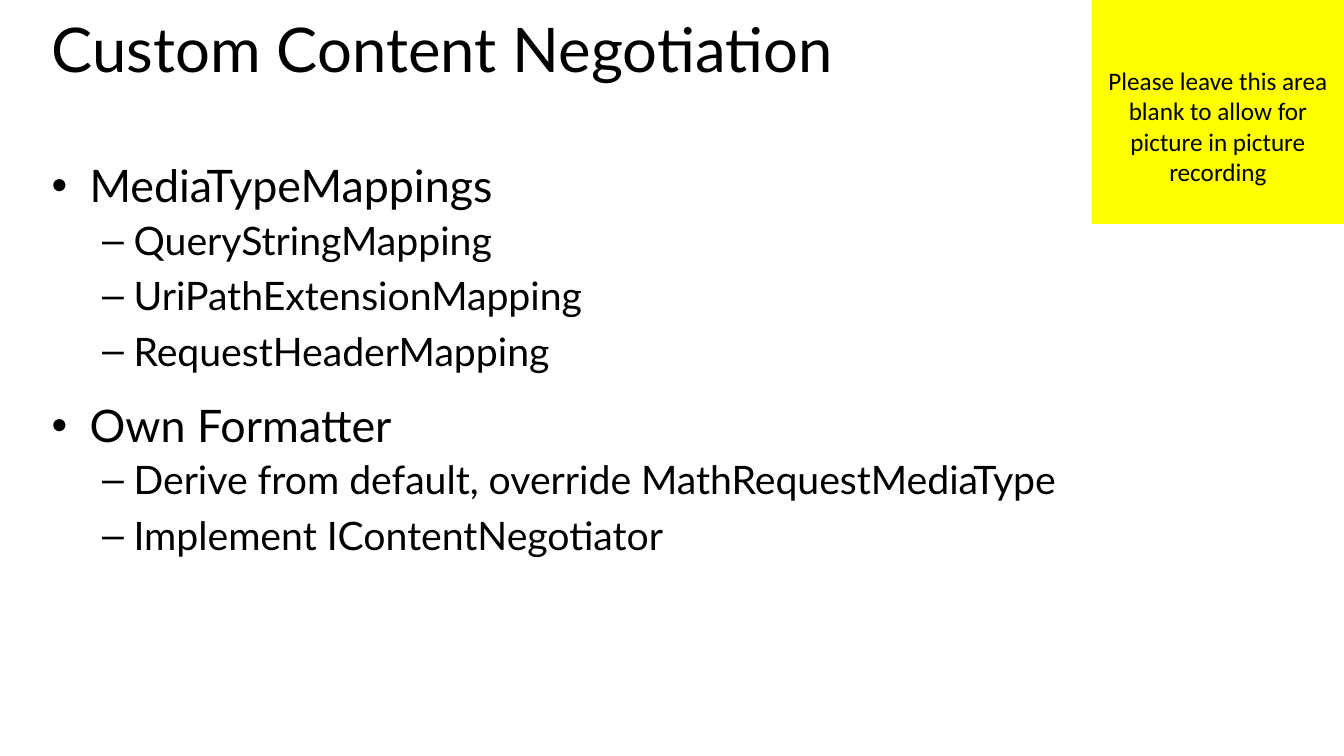
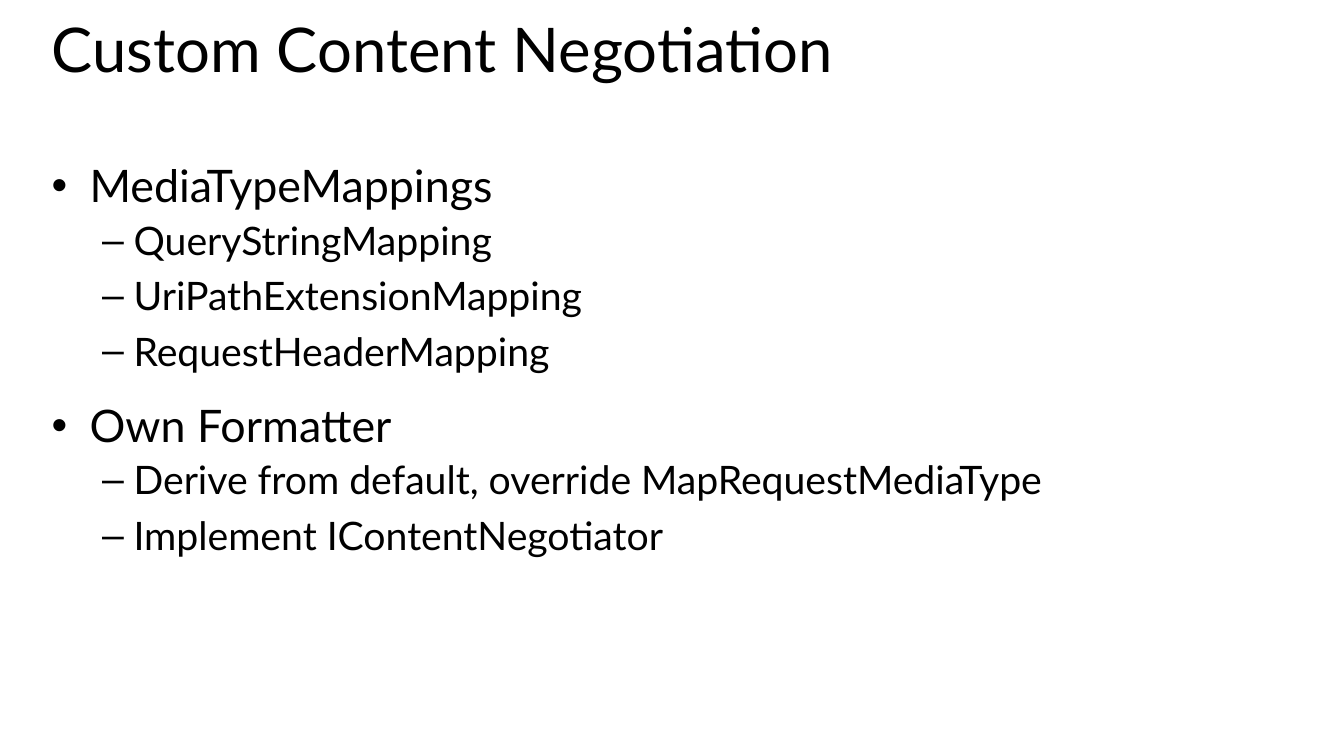
Before and after one commit to HydAu/GeekTrainer_WebAPI, a slide deck: slide 16 of Slides/Module 3 - Web API Configuration.pptx (slide 11 before the commit). Drawn at 1344x756 pixels with LibreOffice and Linux fonts; fonts in the diff are those of the drawing. Boxes give left, top, right and bottom in pixels: in the first picture for what was removed or moved away, otherwise in the second. Text is boxed around its words. In the diff, an @@ line names an element or a change of style, - is before the commit and + after.

Commit message:
Additions to examples and slides
Updating routing actions demo to include a serializable type; added
custom content negotiation example; updated deck to be in synch with
slides and based on feedback

```diff
--- a/Slides/Module 3 - Web API Configuration.pptx
+++ b/Slides/Module 3 - Web API Configuration.pptx
@@ rectangle removed at [1092,0,1344,224] @@
-Please leave this area blank to allow for picture in picture recording
@@ text at [134,465,1042,501]: text changed @@
-  – Derive from default, override MathRequestMediaType
+  – Derive from default, override MapRequestMediaType
```
Also in this commit, not shown: 10 other slides changed, 6 slides added, 1 slide removed, 21 other files.
